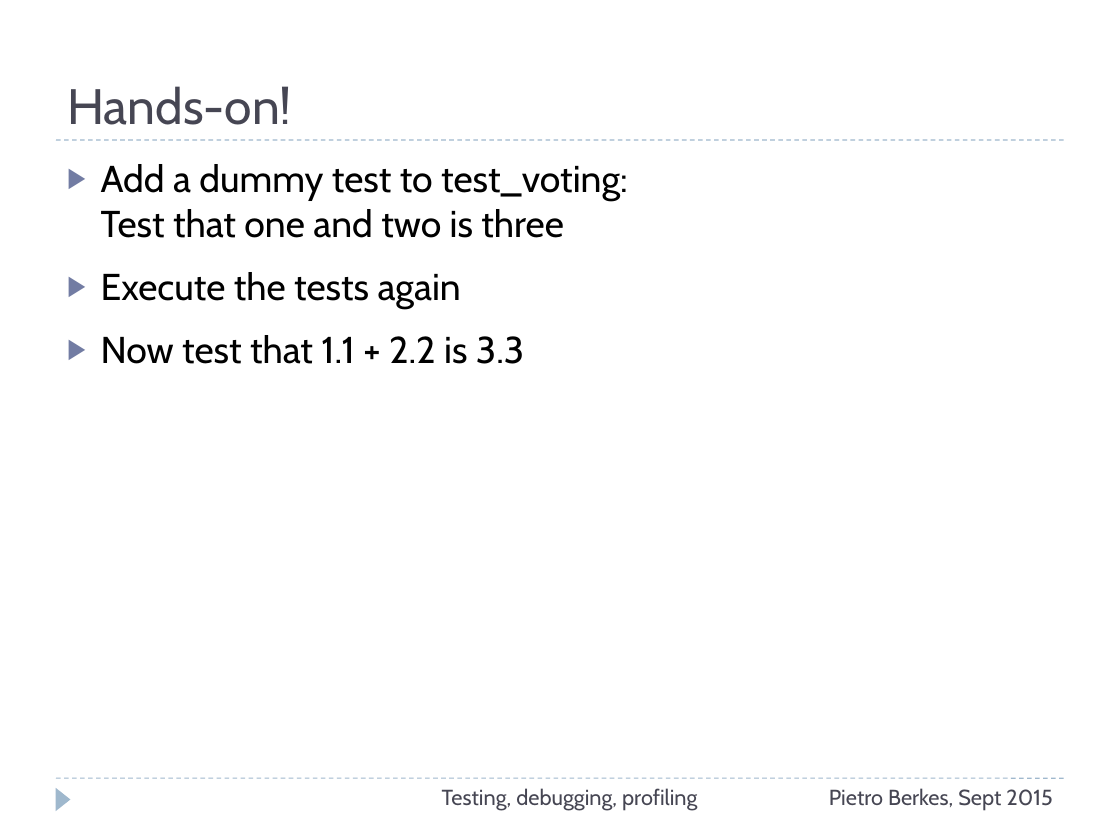
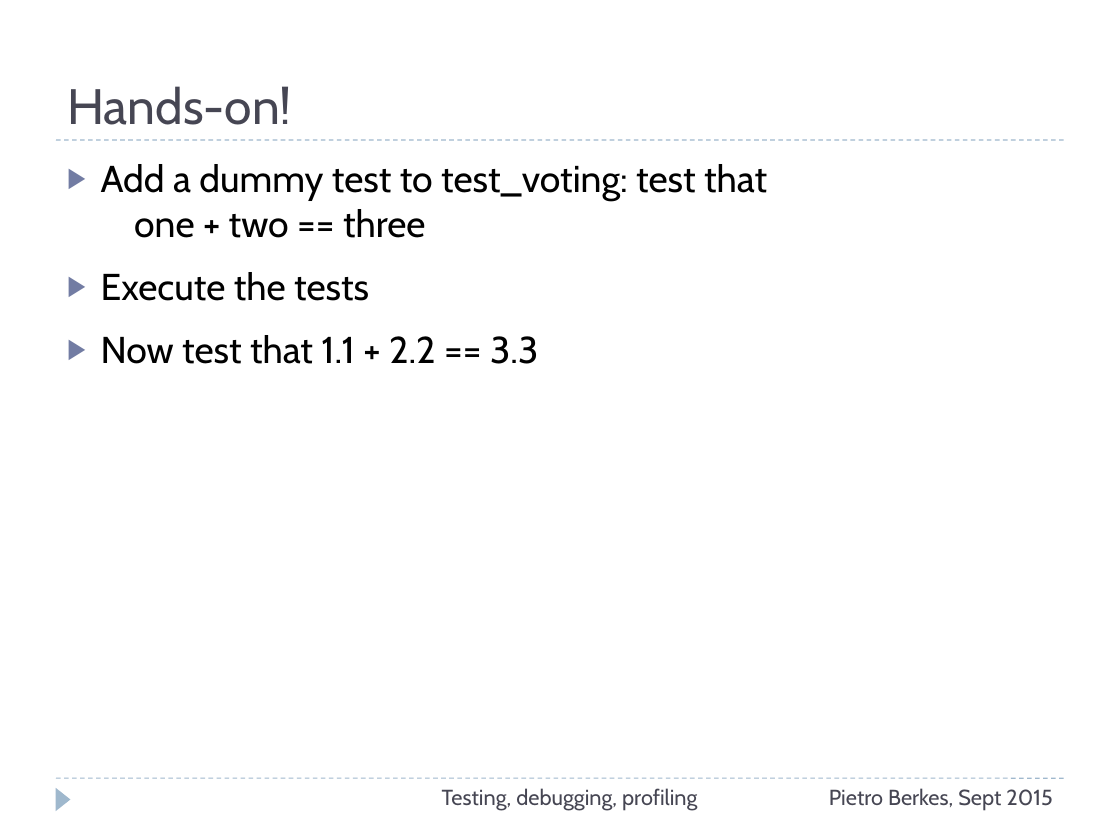
Before and after one commit to ASPP/testing_debugging_profiling, a slide deck: slide 24 of testing-debugging-profiling.pptx (slide 26 before the commit). Drawn at 1120x840 pixels with LibreOffice and Linux fonts; fonts in the diff are those of the drawing. Boxes give left, top, right and bottom in pixels: in the first picture for what was removed or moved away, otherwise in the second. Text is boxed around its words. In the diff, an @@ line names an element or a change of style, - is before the commit and + after.

```diff
--- a/testing-debugging-profiling.pptx
+++ b/testing-debugging-profiling.pptx
@@ text at (x1=101, y1=164, x2=767, y2=364): text changed @@
-▶ Add a dummy test to test_voting:
-  Test that one and two is three
-▶ Execute the tests again
-▶ Now test that 1.1 + 2.2 is 3.3
+▶ Add a dummy test to test_voting: test that
+  one + two == three
+▶ Execute the tests
+▶ Now test that 1.1 + 2.2 == 3.3
```
Also in this commit, not shown: 15 other slides changed, 1 slide added, 2 slides removed, 2 other files.
